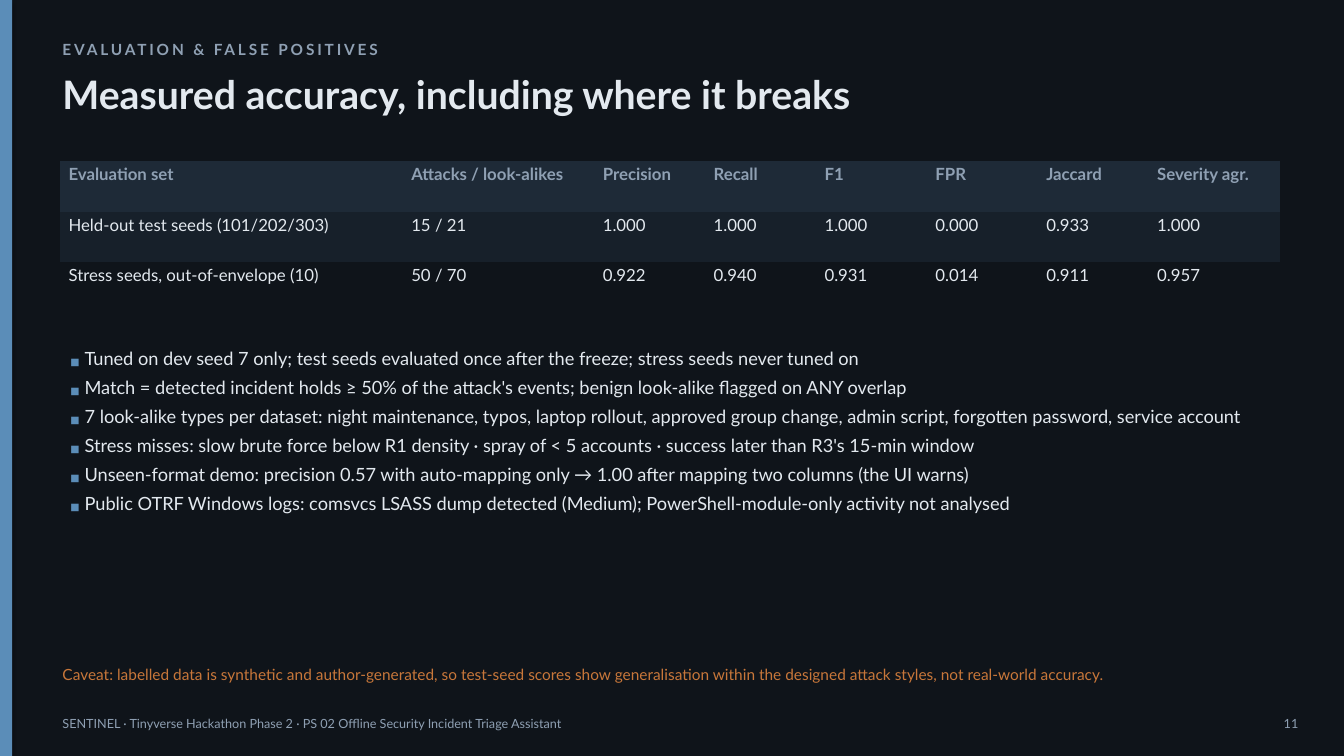
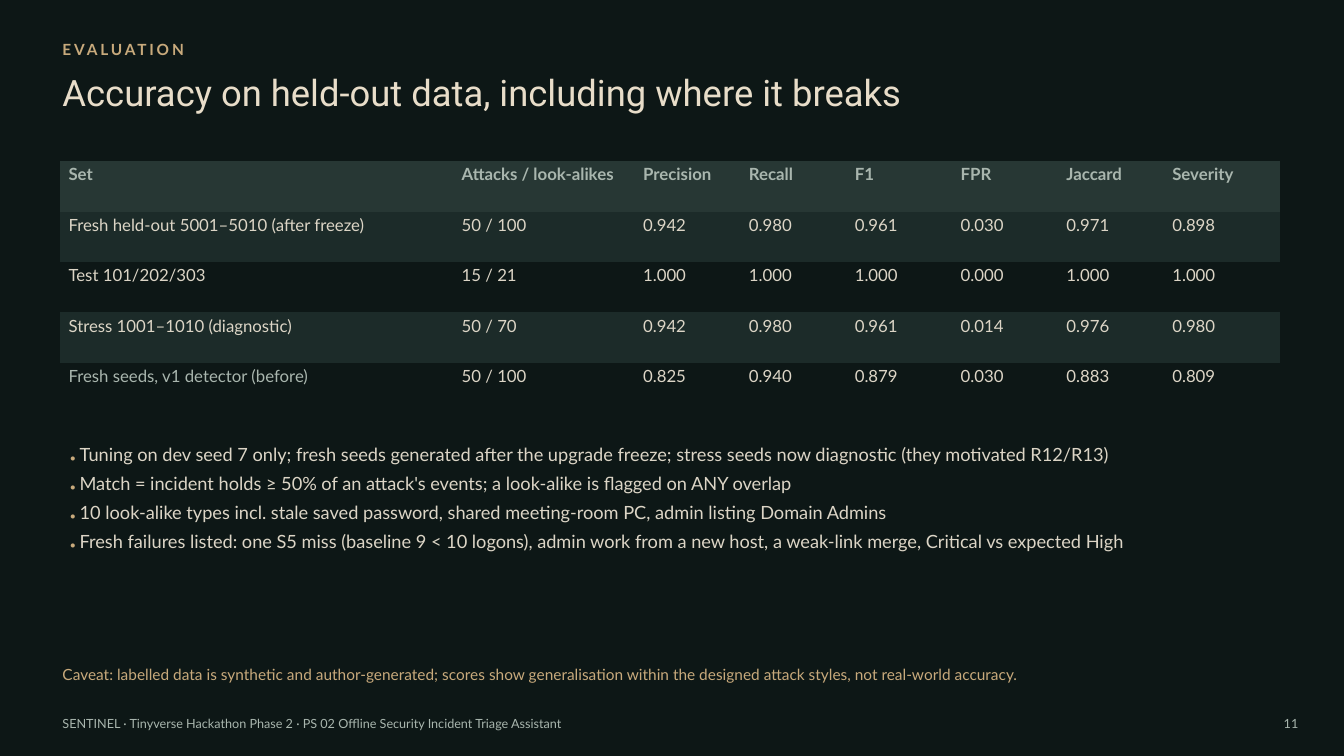
Before and after one commit to dakshitha0705/SENTINEL, a slide deck: slide 11 of presentation/SENTINEL_Tinyverse_PS02.pptx. Drawn at 1344x756 pixels with LibreOffice and Linux fonts; fonts in the diff are those of the drawing. Boxes give left, top, right and bottom in pixels: in the first picture for what was removed or moved away, otherwise in the second. Text is boxed around its words. In the diff, an @@ line names an element or a change of style, - is before the commit and + after.

```diff
--- a/presentation/SENTINEL_Tinyverse_PS02.pptx
+++ b/presentation/SENTINEL_Tinyverse_PS02.pptx
@@ background #0F141A to #0D1716 @@
@@ rectangle removed at [0, 0, 12, 756] @@
@@ text at [60, 35, 1069, 71]: text changed; text colour #8FA0B3 to #C8AA7C @@
-EVALUATION & FALSE POSITIVES
+EVALUATION
@@ text at [62, 78, 901, 114]: text changed; size 28 to 26 pt; font Lato to Roboto; text colour #E3E9EF to #E8DDC9; bold off @@
-Measured accuracy, including where it breaks
+Accuracy on held-out data, including where it breaks
@@ table at [60, 161, 1280, 413] @@
-row 1: Evaluation set | Attacks / look-alikes | Precision | Recall | F1 | FPR | Jaccard | Severity agr.
-row 2: Held-out test seeds (101/202/303) | 15 / 21 | 1.000 | 1.000 | 1.000 | 0.000 | 0.933 | 1.000
-row 3: Stress seeds, out-of-envelope (10) | 50 / 70 | 0.922 | 0.940 | 0.931 | 0.014 | 0.911 | 0.957
+row 1: Set | Attacks / look-alikes | Precision | Recall | F1 | FPR | Jaccard | Severity
+row 2: Fresh held-out 5001–5010 (after freeze) | 50 / 100 | 0.942 | 0.980 | 0.961 | 0.030 | 0.971 | 0.898
+row 3: Test 101/202/303 | 15 / 21 | 1.000 | 1.000 | 1.000 | 0.000 | 1.000 | 1.000
+row 4: Stress 1001–1010 (diagnostic) | 50 / 70 | 0.942 | 0.980 | 0.961 | 0.014 | 0.976 | 0.980
+row 5: Fresh seeds, v1 detector (before) | 50 / 100 | 0.825 | 0.940 | 0.879 | 0.030 | 0.883 | 0.809
@@ text at [80, 447, 1124, 552]: text changed; text colour #E3E9EF to #DCD5C6 @@
-■ Tuned on dev seed 7 only; test seeds evaluated once after the freeze; stress seeds never tuned on
-■ Match = detected incident holds ≥ 50% of the attack's events; benign look-alike flagged on ANY overlap
-■ 7 look-alike types per dataset: night maintenance, typos, laptop rollout, approved group change, admin script, forgotten password, service account
-■ Stress misses: slow brute force below R1 density · spray of < 5 accounts · success later than R3's 15-min window
-■ Unseen-format demo: precision 0.57 with auto-mapping only → 1.00 after mapping two columns (the UI warns)
-■ Public OTRF Windows logs: comsvcs LSASS dump detected (Medium); PowerShell-module-only activity not analysed
+● Tuning on dev seed 7 only; fresh seeds generated after the upgrade freeze; stress seeds now diagnostic (they motivated R12/R13)
+● Match = incident holds ≥ 50% of an attack's events; a look-alike is flagged on ANY overlap
+● 10 look-alike types incl. stale saved password, shared meeting-room PC, admin listing Domain Admins
+● Fresh failures listed: one S5 miss (baseline 9 < 10 logons), admin work from a new host, a weak-link merge, Critical vs expected High
@@ text at [62, 668, 1017, 683]: text changed; text colour #C8773A to #C8AA7C @@
-Caveat: labelled data is synthetic and author-generated, so test-seed scores show generalisation within the designed attack styles, not real-world accuracy.
+Caveat: labelled data is synthetic and author-generated; scores show generalisation within the designed attack styles, not real-world accuracy.
@@ text "SENTINEL · Tinyverse Hackathon Phase ..." at [62, 718, 561, 731]: text colour #8FA0B3 to #A9B6AE @@
@@ text "11" at [1284, 719, 1299, 728]: text colour #8FA0B3 to #A9B6AE @@
```
Also in this commit, not shown: 9 other slides changed, 8 slides added, 5 slides removed, 36 other files.
